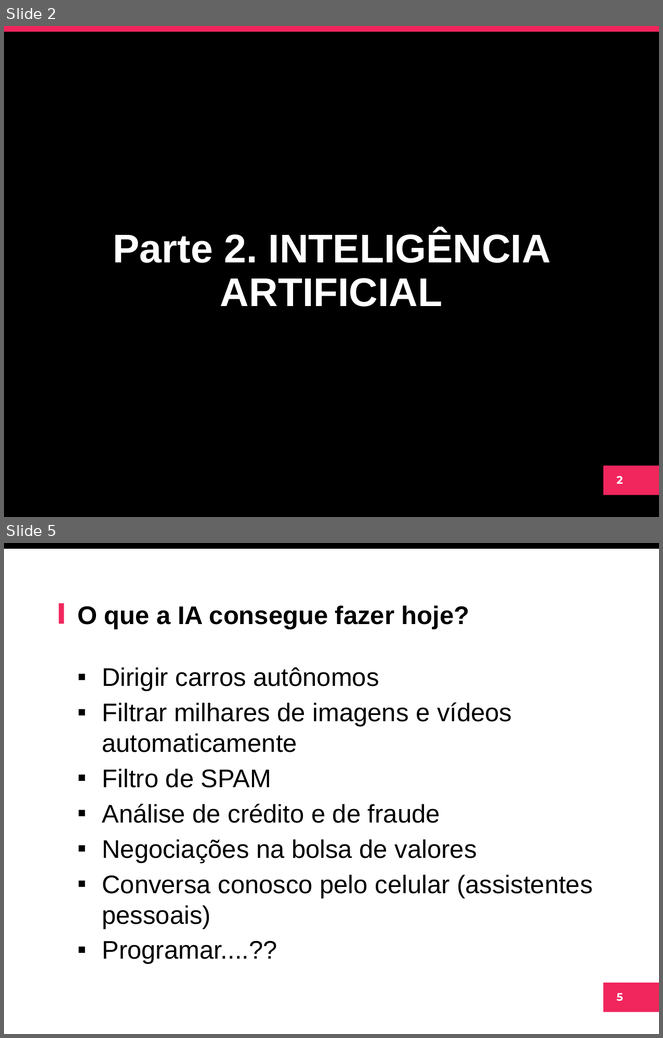
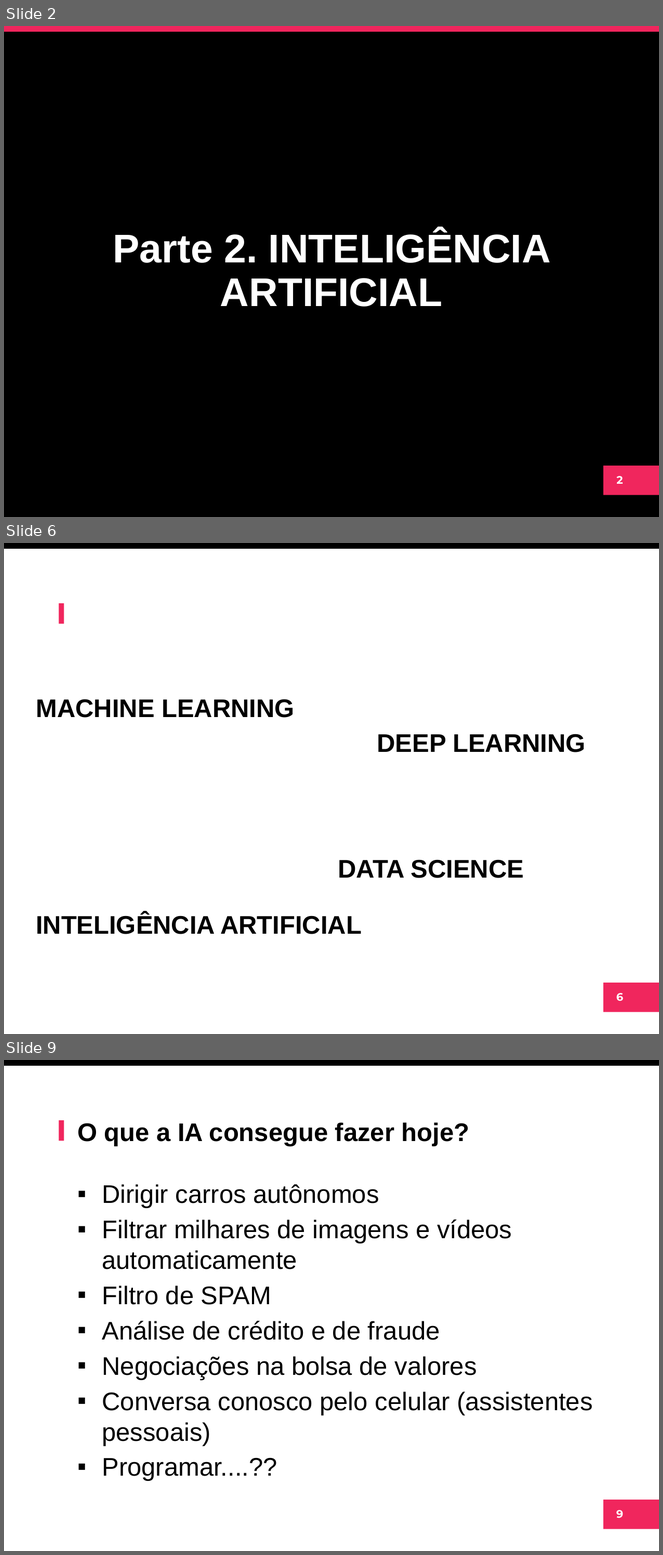
Before and after one commit to arnaldojr/ml, a slide deck: material/aulas/lab01/IntroIA.pptx. Shown one above the other, each under a label of ours: slides 2 and 5 before the commit, slides 2, 6 and 9 after it; the slides between them are not shown. The pictures are 663x1038 and 663x1555 pixels, drawn with LibreOffice and Linux fonts; fonts in the diff are those of the drawing; background and template pictures are left out. Boxes give left, top, right and bottom in pixels: in the first picture for what was removed or moved away, otherwise in the second. Text is boxed around its words. In the diff, an @@ line names an element or a change of style, - is before the commit and + after.

```diff
--- a/material/aulas/lab01/IntroIA.pptx
+++ b/material/aulas/lab01/IntroIA.pptx
@@ slide 6 added at (4, 543, 659, 1034), background #FFFFFF; not listed: 4 template elements that a slide beside it also shows @@
@@ title added at (36, 699, 295, 718), 28 pt, text #000000, bold @@
+MACHINE LEARNING
@@ text added at (377, 734, 586, 753), 28 pt, text #000000, bold @@
+DEEP LEARNING
@@ text added at (338, 860, 525, 878), 28 pt, text #000000, bold @@
+DATA SCIENCE
@@ text added at (36, 914, 362, 935), 28 pt, text #000000, bold @@
+INTELIGÊNCIA ARTIFICIAL
@@ what was slide 5 is now slide 9 @@
@@ page number at (617, 1510, 623, 1519): text changed @@
-5
+9
```
Also in this commit, not shown: 6 slides changed, 7 other slides added, 9 slides removed.
